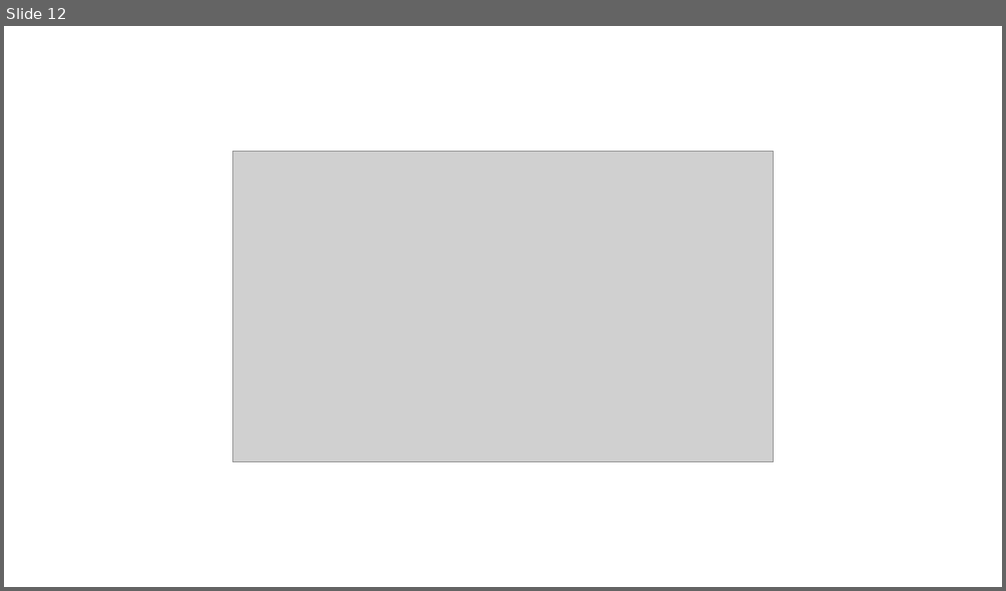
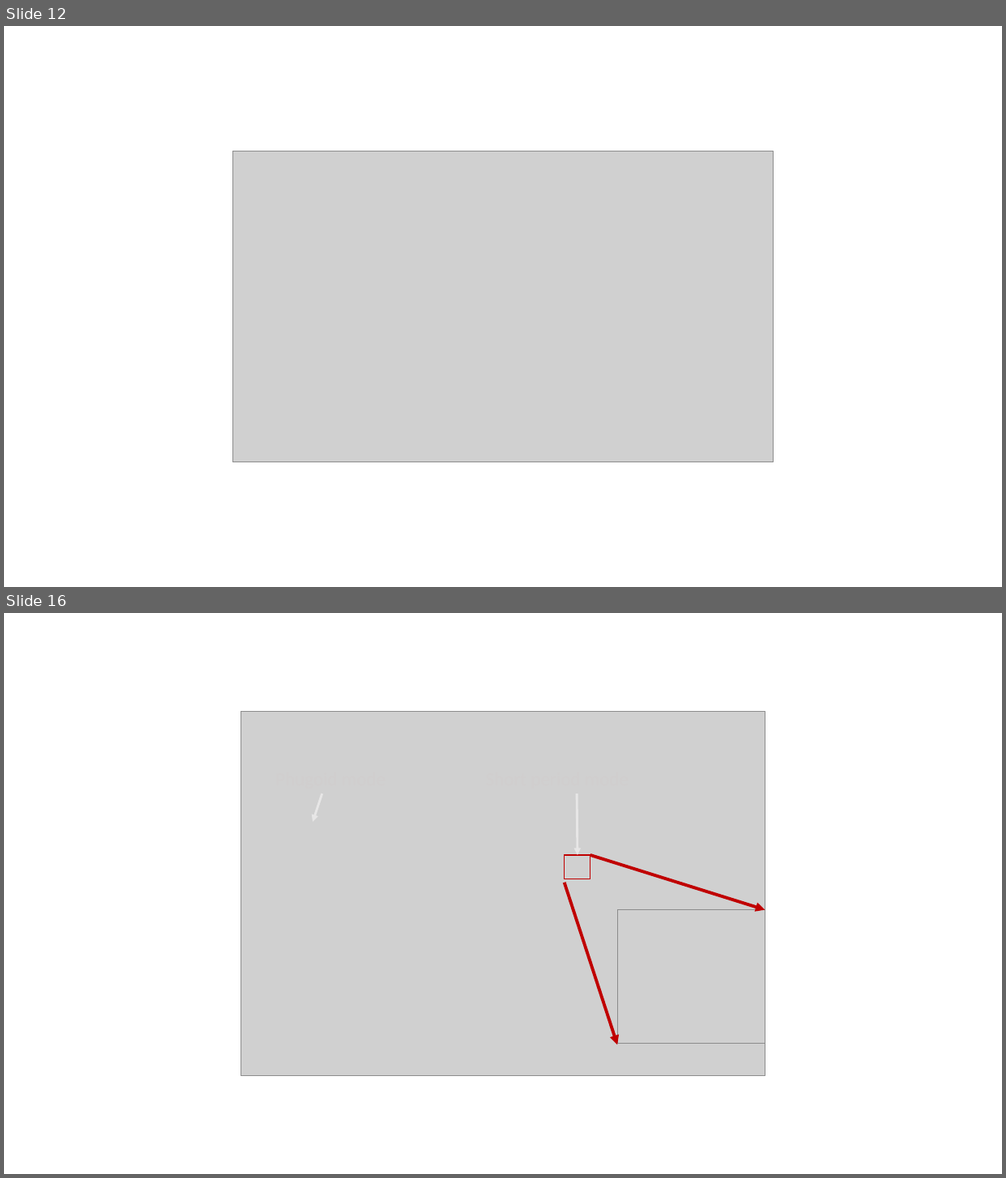
Before and after one commit to KantouniasA/flightDynamics, a slide deck: TechnicalReport/Figures.pptx. Shown one above the other, each under a label of ours: slide 12 before the commit, slides 12 and 16 after it; the slides between them are not shown. The pictures are 1006x591 and 1006x1178 pixels, drawn with LibreOffice and Linux fonts; fonts in the diff are those of the drawing; grey boxes stand for pictures. Boxes give left, top, right and bottom in pixels: in the first picture for what was removed or moved away, otherwise in the second. Text is boxed around its words. In the diff, an @@ line names an element or a change of style, - is before the commit and + after.

```diff
--- a/TechnicalReport/Figures.pptx
+++ b/TechnicalReport/Figures.pptx
@@ slide 16 added at [4,613,1002,1174], background #FFFFFF @@
@@ picture added at [241,712,765,1076] @@
@@ arrow added from (322, 794) to (313, 822), #E7E6E6 2.25 pt @@
@@ arrow added from (577, 794) to (577, 855), #E7E6E6 2.25 pt @@
@@ rectangle added at [565,855,591,879], outline #C00000 1 pt @@
@@ arrow added from (590, 855) to (765, 910), #C00000 3 pt @@
@@ arrow added from (565, 883) to (617, 1045), #C00000 3 pt @@
@@ picture added at [617,910,765,1043] @@
```
Also in this commit, not shown: 1 slide changed, 3 other slides added, 3 other files.
